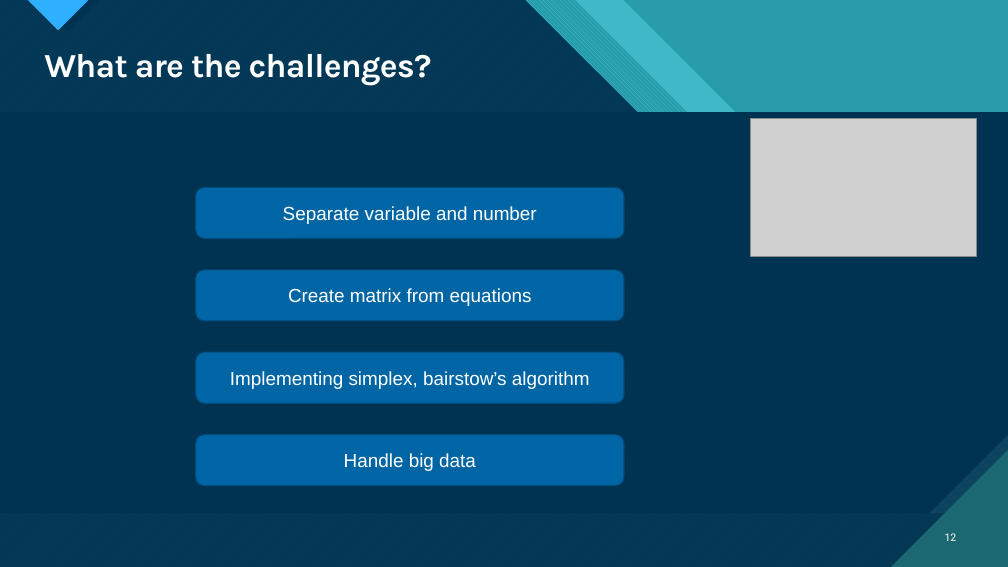
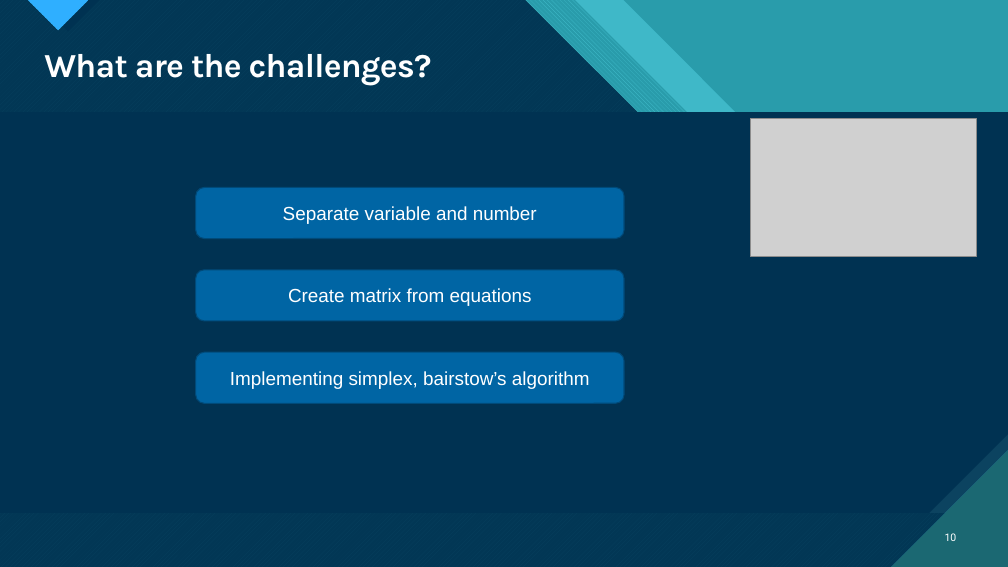
Before and after one commit to mdSakibAlHasan/SPL-1, a slide deck: slide 10 of Slide.pptx (slide 12 before the commit). Drawn at 1008x567 pixels with LibreOffice and Linux fonts; fonts in the diff are those of the drawing; grey boxes stand for pictures. Boxes give left, top, right and bottom in pixels: in the first picture for what was removed or moved away, otherwise in the second. Text is boxed around its words. In the diff, an @@ line names an element or a change of style, - is before the commit and + after.

```diff
--- a/Slide.pptx
+++ b/Slide.pptx
@@ rounded rectangle removed at bbox=[196, 435, 625, 486] @@
-Handle big data
@@ page number at bbox=[945, 533, 957, 541]: text changed @@
-12
+10
```
Also in this commit, not shown: 3 other slides changed, 2 slides removed, 1 other file.
